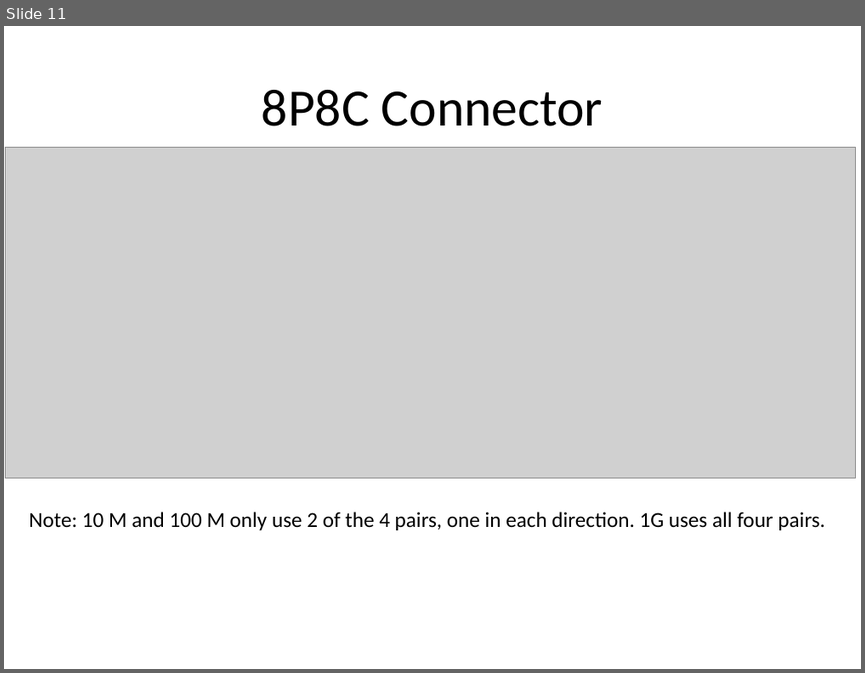
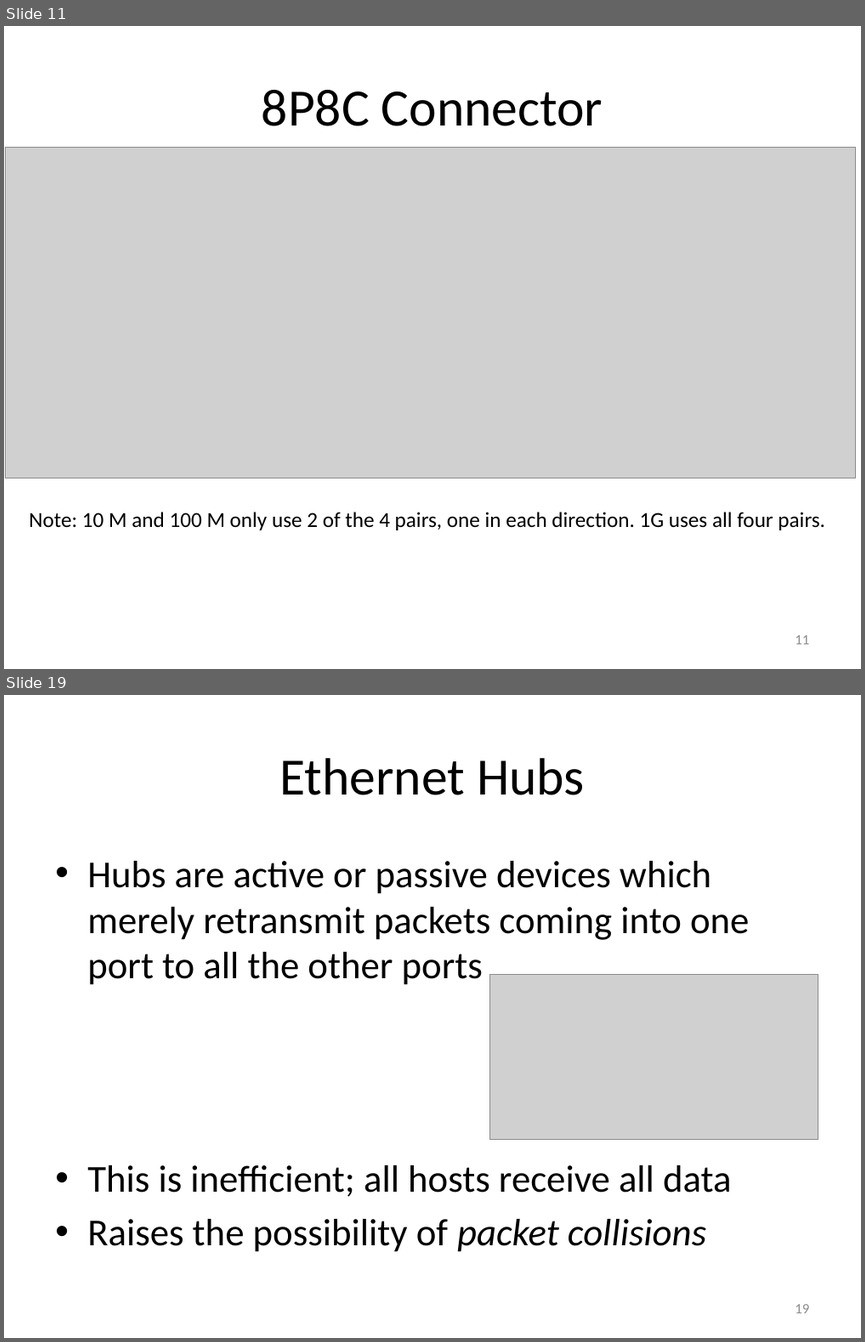
Before and after one commit to carlosgj/FRC-Training, a slide deck: Networking Basics.pptx. Shown one above the other, each under a label of ours: slide 11 before the commit, slides 11 and 19 after it; the slides between them are not shown. The pictures are 865x673 and 865x1342 pixels, drawn with LibreOffice and Linux fonts; fonts in the diff are those of the drawing; grey boxes stand for pictures. Boxes give left, top, right and bottom in pixels: in the first picture for what was removed or moved away, otherwise in the second. Text is boxed around its words. In the diff, an @@ line names an element or a change of style, - is before the commit and + after.

```diff
--- a/Networking Basics.pptx
+++ b/Networking Basics.pptx
@@ slide 19 added at bbox=[4, 695, 861, 1338], background #FFFFFF @@
@@ title added at bbox=[280, 758, 585, 795], 44 pt, text #000000 @@
+Ethernet Hubs
@@ text added at bbox=[87, 861, 749, 1252], 32 pt, text #000000 @@
+• Hubs are active or passive devices which merely retransmit packets coming into one port to all the other ports
+• This is inefficient; all hosts receive all data
+• Raises the possibility of packet collisions
@@ picture added at bbox=[490, 975, 818, 1140] @@
@@ page number added at bbox=[794, 1304, 809, 1313], 12 pt, text #8C8C8C @@
+19
@@ slide 11 changed as well @@
@@ page number added at bbox=[794, 635, 809, 644], 12 pt, text #8C8C8C @@
+11
```
Also in this commit, not shown: 10 other slides changed, 48 other slides added.
